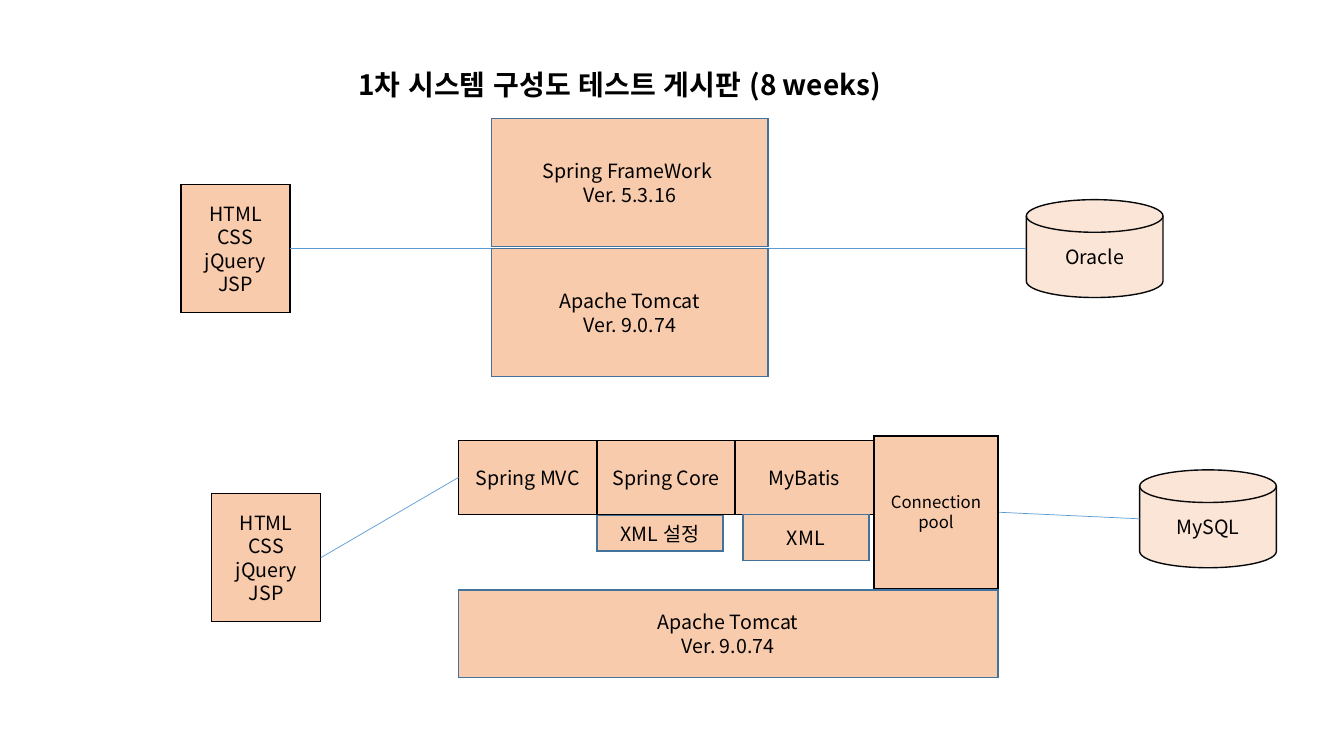
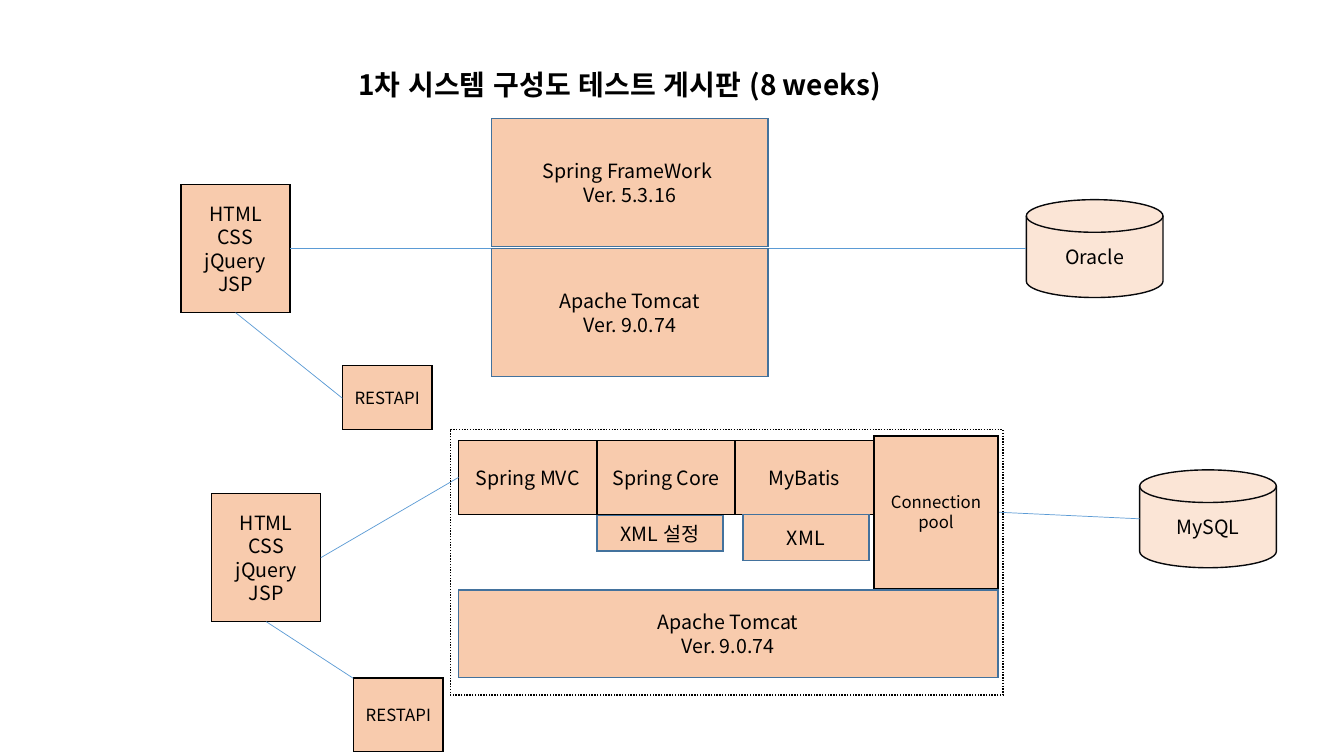
Before and after one commit to joungjaehyun/springboot, a slide deck: slide 1 of SystemTemplate.pptx. Drawn at 1344x756 pixels with LibreOffice and Linux fonts; fonts in the diff are those of the drawing. Boxes give left, top, right and bottom in pixels: in the first picture for what was removed or moved away, otherwise in the second. Text is boxed around its words. In the diff, an @@ line names an element or a change of style, - is before the commit and + after.

```diff
--- a/SystemTemplate.pptx
+++ b/SystemTemplate.pptx
@@ line added from (236, 313) to (343, 398), #5B9BD5 0.5 pt @@
@@ rectangle added at (343,366,433,431), fill #F8CBAD, outline #000000 1 pt, 12 pt, text #000000 @@
+RESTAPI
@@ rectangle added at (451,430,1003,695), outline #000000 1 pt dashed @@
@@ line added from (266, 622) to (353, 679), #5B9BD5 0.5 pt @@
@@ rectangle added at (354,679,444,752), fill #F8CBAD, outline #000000 1 pt, 12 pt, text #000000 @@
+RESTAPI
```
Also in this commit, not shown: 1 other slide changed, 1 slide added.
